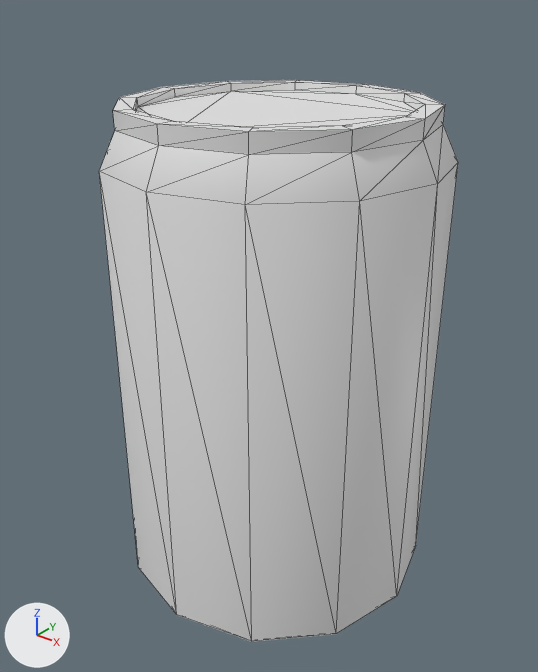
Two versions of the glTF model assets/models/props/soda_can/soda_can.glb, one commit apart.
One viewpoint serves both versions: a camera (50 mm lens) standing at (0.1438, -0.1838, 0.1223) and looking at (-0.0016, -0.0021, 0.0096). Every picture has the same lights, and +X, +Y and +Z are marked at lower left. Mesh edges are drawn as thin lines. Where no turn or scale is listed for an object, it has been applied to the vertices.

Objects in the first picture: 'lowpoly'.
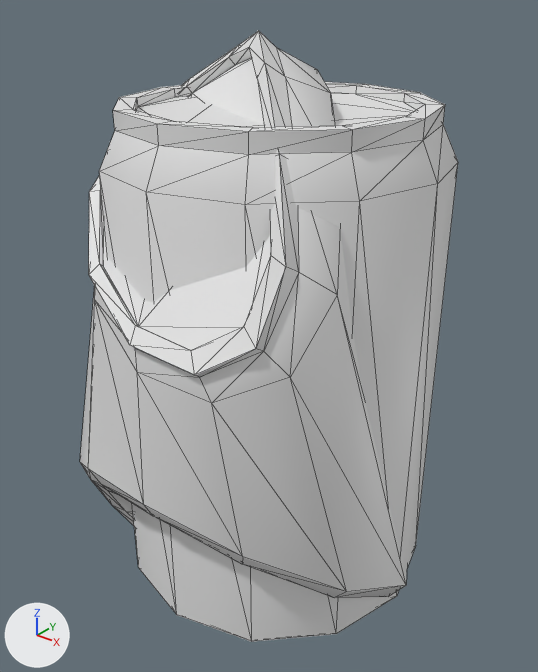
The newer file is also rescaled (x1.65) as a whole; pictures and numbers use the older file's frame.

What changed in the scene script:
```text
Add me_cylinder_001:
    me_cylinder_001.from_pydata(...)  # 108 vertices, 212 faces; spans x -0.058..0.059, y -0.065..0.032, z -0.102..0.107
    me_cylinder_001.materials.append(mat_soda_can)  # white #e7e7e7
Add ob_crushed:
    ob_crushed = bpy.data.objects.new('crushed', me_cylinder_001)
    ob_crushed.location = (0.0, 0.0, 0.0)
```

Location of each change, (x1, y1, x2, y2) in pixels of the pictures (538 x 672 px):
'crushed', added: after (80, 31, 407, 598)
